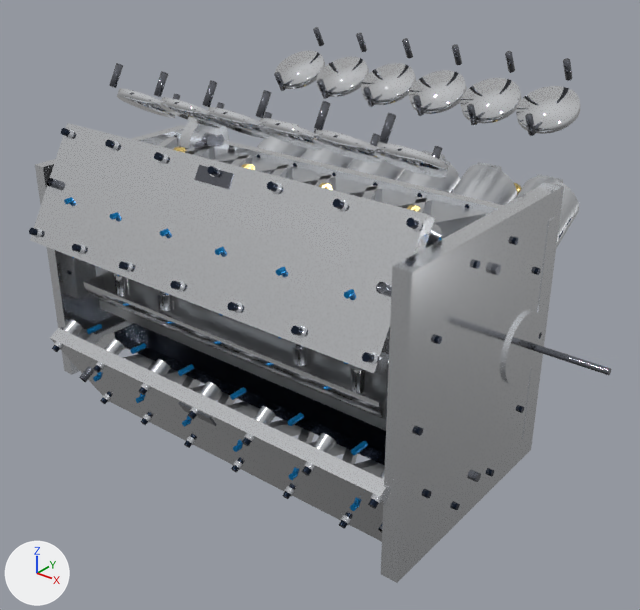
Before and after pictures for a commit that changed the glTF model public/models/engines/v12/engine-block.glb.
Both versions are drawn from a camera (50 mm lens) standing at (0.845, -1.11, 0.607) and looking at (0.027, -0.088, -0.027). The axes (+X, +Y, +Z) are drawn at lower left. The lights are the same throughout. The first picture is the older version. Where no turn or scale is listed for an object, it has been applied to the vertices. Vertices at exactly the same position are counted once.

Names of what the first picture shows: 'AN10_Cooler_Port_Feed', 'ARP_Washer_1_1', 'Bank_1_Left_Inter_Bore_Coolant_Bridge_1', 'Bellhousing_M10_Bolt_Hole_1', 'Central_Valley_Floor_Casting', 'GEO_EngineBlock_BoreLips', 'GEO_EngineBlock_DeckStuds' and 3 more.
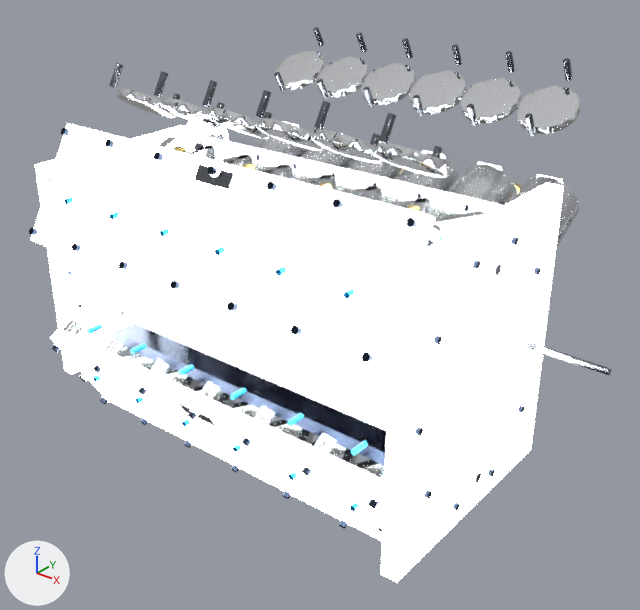
Diff of the bpy script that builds the scene:
```diff
--- a/public/models/engines/v12/engine-block.glb.py
+++ b/public/models/engines/v12/engine-block.glb.py
@@ mat_pbr_cnc_milled_deck @@
 mat_pbr_cnc_milled_deck.coat_roughness = 0.05
+mat_pbr_cnc_milled_deck.emission_strength = 12.0
@@ me_mesh_geo_engineblock_borelips @@
 me_mesh_geo_engineblock_borelips.from_pydata(...)  # 576 vertices, 1104 faces; spans x -0.298..0.313, y -0.225..0.225, z 0.251..0.309
 # used by ob_geo_engineblock_borelips; location = (0.0, 0.0, 0.0)
+# me_mesh_geo_engineblock_borelips part 1: its shading normals changed
 me_mesh_geo_engineblock_borelips.materials.append(mat_pbr_plateau_honed_nikasil)
```

Where the change shows, as pixel boxes [x1, y1, x2, y2] in the pictures (640 x 610 px):
'ARP_Washer_1_1', surface changed (lighter): [30, 121, 564, 583] in both
'GEO_EngineBlock_BoreLips', shading changed: [121, 51, 580, 177] in both
